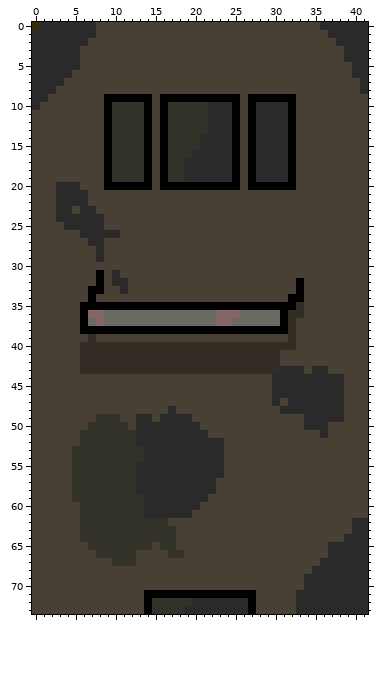
A sprite sheet gets an edit: GameJam2019/Door2.png. The first picture shows the starting point.
The file is 42x74 pixels.
After:
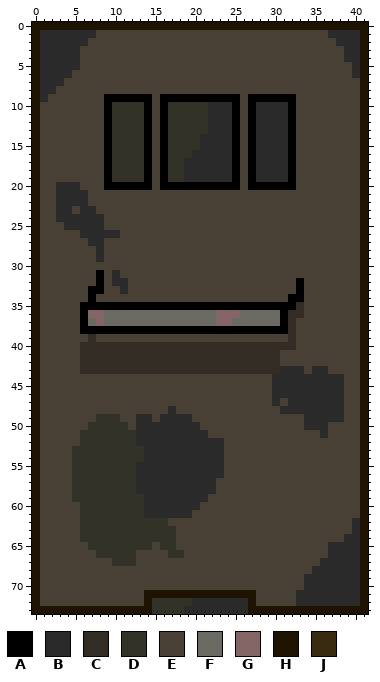
Palette (. is transparent): A #000000  B #2a2a2a  C #322c25  D #323229  E #484035  F #6a6962  G #846565  H #1e1300  J #392b0f
The exact change:
Changed rows in their new state; - is an unchanged pixel.
first column x 0:
 0 HHHHHHHHHHHHHHHHHHHHHHHHHHHHHHHHHHHHHHHHHH
 1 H----------------------------------------H
 2 H----------------------------------------H
 3 H----------------------------------------H
 4 H----------------------------------------H
 5 H----------------------------------------H
 6 H----------------------------------------H
 7 H----------------------------------------H
 8 H----------------------------------------H
 9 H----------------------------------------H
10 H----------------------------------------H
11 H----------------------------------------H
12 H----------------------------------------H
13 H----------------------------------------H
14 H----------------------------------------H
15 H----------------------------------------H
16 H----------------------------------------H
17 H----------------------------------------H
18 H----------------------------------------H
19 H----------------------------------------H
20 H----------------------------------------H
21 H----------------------------------------H
22 H----------------------------------------H
23 H----------------------------------------H
24 H----------------------------------------H
25 H----------------------------------------H
26 H----------------------------------------H
27 H----------------------------------------H
28 H----------------------------------------H
29 H----------------------------------------H
30 H----------------------------------------H
31 H----------------------------------------H
32 H----------------------------------------H
33 H----------------------------------------H
34 H----------------------------------------H
35 H----------------------------------------H
36 H----------------------------------------H
37 H----------------------------------------H
38 H----------------------------------------H
39 H----------------------------------------H
40 H----------------------------------------H
41 H----------------------------------------H
42 H----------------------------------------H
43 H----------------------------------------H
44 H----------------------------------------H
45 H----------------------------------------H
46 H----------------------------------------H
47 H----------------------------------------H
48 H----------------------------------------H
49 H----------------------------------------H
50 H----------------------------------------H
51 H----------------------------------------H
52 H----------------------------------------H
53 H----------------------------------------H
54 H----------------------------------------H
55 H----------------------------------------H
56 H----------------------------------------H
57 H----------------------------------------H
58 H----------------------------------------H
59 H----------------------------------------H
60 H----------------------------------------H
61 H----------------------------------------H
62 H----------------------------------------H
63 H----------------------------------------H
64 H----------------------------------------H
65 H----------------------------------------H
66 H----------------------------------------H
67 H----------------------------------------H
68 H----------------------------------------H
69 H----------------------------------------H
70 H----------------------------------------H
71 H-------------HHHHHHHHHHHHHH-------------H
72 H-------------H------------H-------------H
73 HHHHHHHHHHHHHHH------------HHHHHHHHHHHHHHH
Where, in picture pixels (left, top, right, bottom), the same in both pictures:
changed: (32, 22, 368, 614)
